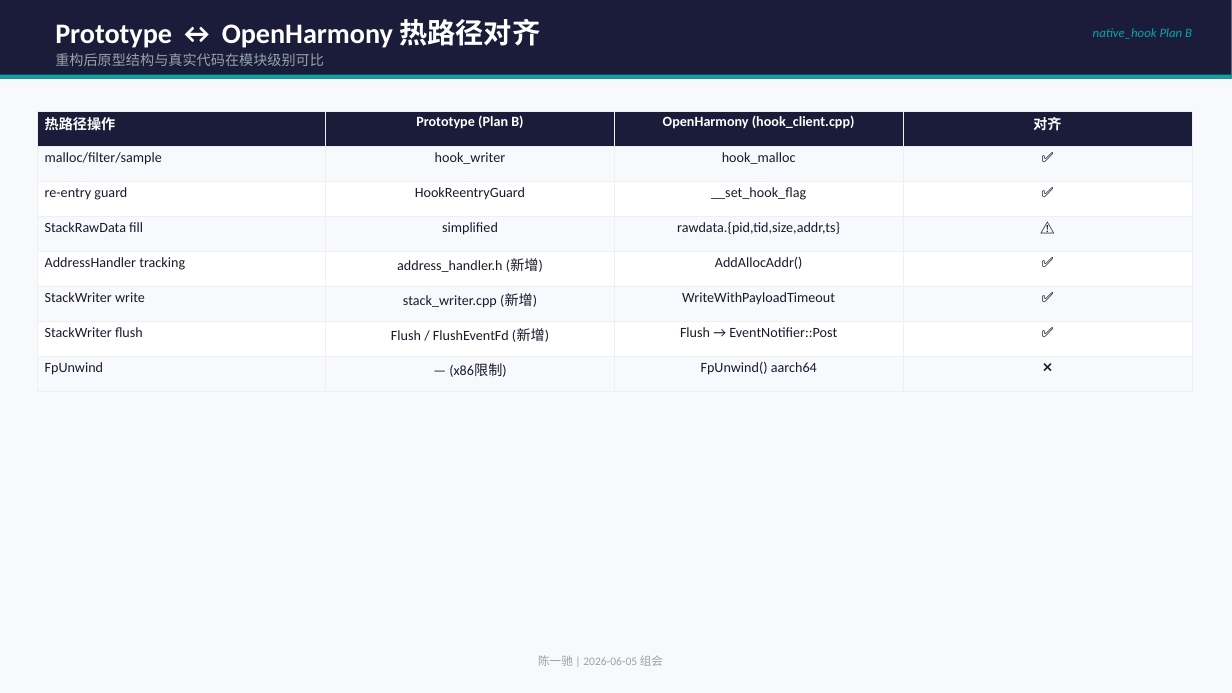
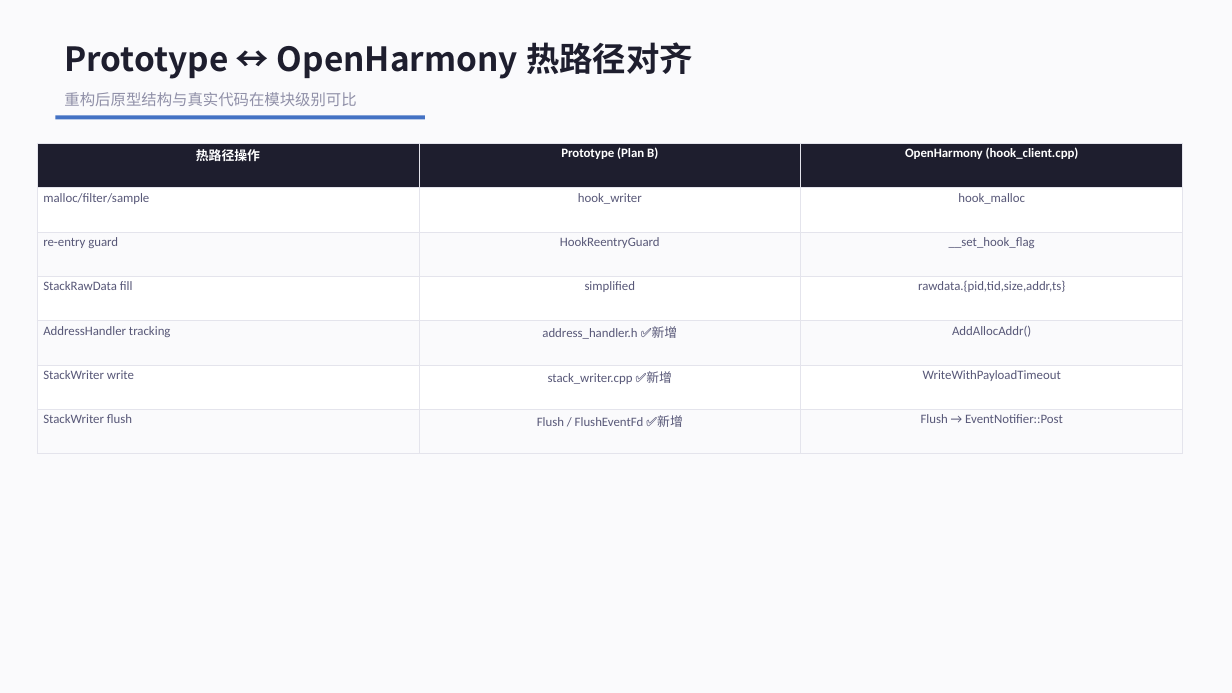
Before and after one commit to YiChiChen1106/Nativehook_linux_planb, a slide deck: slide 7 of presentation/native_hook_progress_2026-06-05.pptx. Drawn at 1232x693 pixels with LibreOffice and Linux fonts; fonts in the diff are those of the drawing. Boxes give left, top, right and bottom in pixels: in the first picture for what was removed or moved away, otherwise in the second. Text is boxed around its words. In the diff, an @@ line names an element or a change of style, - is before the commit and + after.

Commit message:
Redesign PPT v2: warm modern style, big numbers, flat cards

```diff
--- a/presentation/native_hook_progress_2026-06-05.pptx
+++ b/presentation/native_hook_progress_2026-06-05.pptx
@@ background #F7F9FC to #FAFAFC @@
@@ rectangle removed at box(0, 0, 1232, 79) @@
@@ text removed at box(1093, 28, 1192, 39) @@
-native_hook Plan B
@@ text "Prototype ↔ OpenHarmony 热路径对齐": place and size @@
-text "Prototype ↔ OpenHarmony 热路径对齐" at box(55, 19, 540, 48)
+text "Prototype ↔ OpenHarmony 热路径对齐" at box(64, 42, 693, 79)
@@ text "Prototype ↔ OpenHarmony 热路径对齐" at box(64, 42, 693, 79): size 22 to 26 pt, font Calibri to Noto Sans CJK SC, text colour #FFFFFF to #1E1E2E @@
@@ rectangle removed at box(0, 75, 1232, 79) @@
@@ text "重构后原型结构与真实代码在模块级别可比": place and size @@
-text "重构后原型结构与真实代码在模块级别可比" at box(55, 53, 324, 66)
+text "重构后原型结构与真实代码在模块级别可比" at box(64, 92, 356, 106)
@@ text "重构后原型结构与真实代码在模块级别可比" at box(64, 92, 356, 106): size 11 to 12 pt, text colour #95A5A6 to #9090A8 @@
@@ rectangle added at box(55, 116, 425, 119), fill #4472C4 @@
@@ table at box(37, 143, 1182, 431) @@
-热路径操作 | Prototype (Plan B) | OpenHarmony (hook_client.cpp) | 对齐
-malloc/filter/sample | hook_writer | hook_malloc | ✅
-re-entry guard | HookReentryGuard | __set_hook_flag | ✅
-StackRawData fill | simplified | rawdata.{pid,tid,size,addr,ts} | ⚠️
-AddressHandler tracking | address_handler.h (新增) | AddAllocAddr() | ✅
-StackWriter write | stack_writer.cpp (新增) | WriteWithPayloadTimeout | ✅
-StackWriter flush | Flush / FlushEventFd (新增) | Flush → EventNotifier::Post | ✅
-FpUnwind | — (x86限制) | FpUnwind() aarch64 | ❌
+热路径操作 | Prototype (Plan B) | OpenHarmony (hook_client.cpp)
+malloc/filter/sample | hook_writer | hook_malloc
+re-entry guard | HookReentryGuard | __set_hook_flag
+StackRawData fill | simplified | rawdata.{pid,tid,size,addr,ts}
+AddressHandler tracking | address_handler.h ✅新增 | AddAllocAddr()
+StackWriter write | stack_writer.cpp ✅新增 | WriteWithPayloadTimeout
+StackWriter flush | Flush / FlushEventFd ✅新增 | Flush → EventNotifier::Post
@@ table: place and size @@
-table at box(37, 111, 1190, 381)
+table at box(37, 143, 1182, 431)
@@ text removed at box(538, 655, 663, 666) @@
-陈一驰 | 2026-06-05 组会
```
Also in this commit, not shown: 9 other slides changed, 1 other file.
